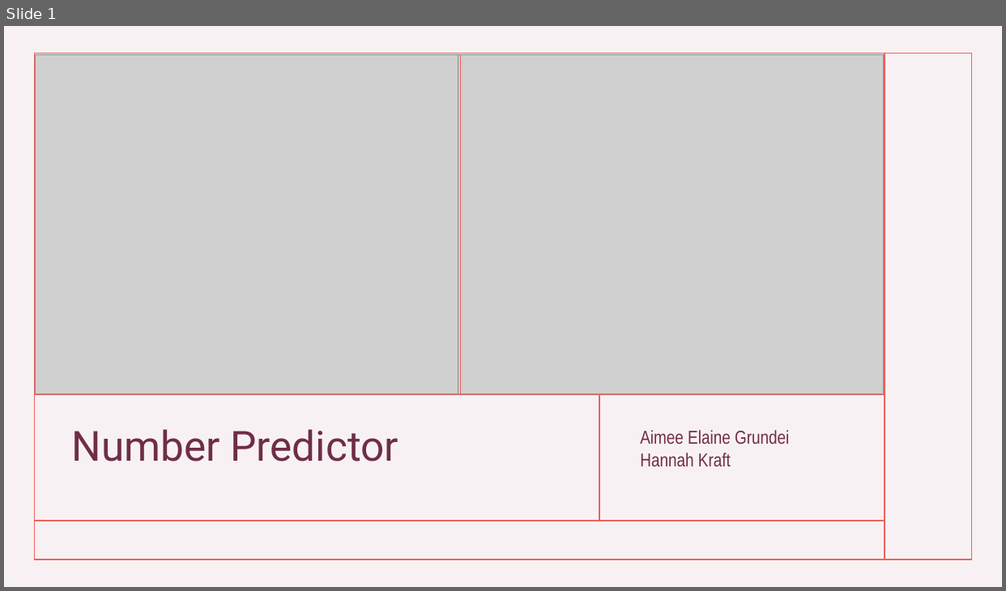
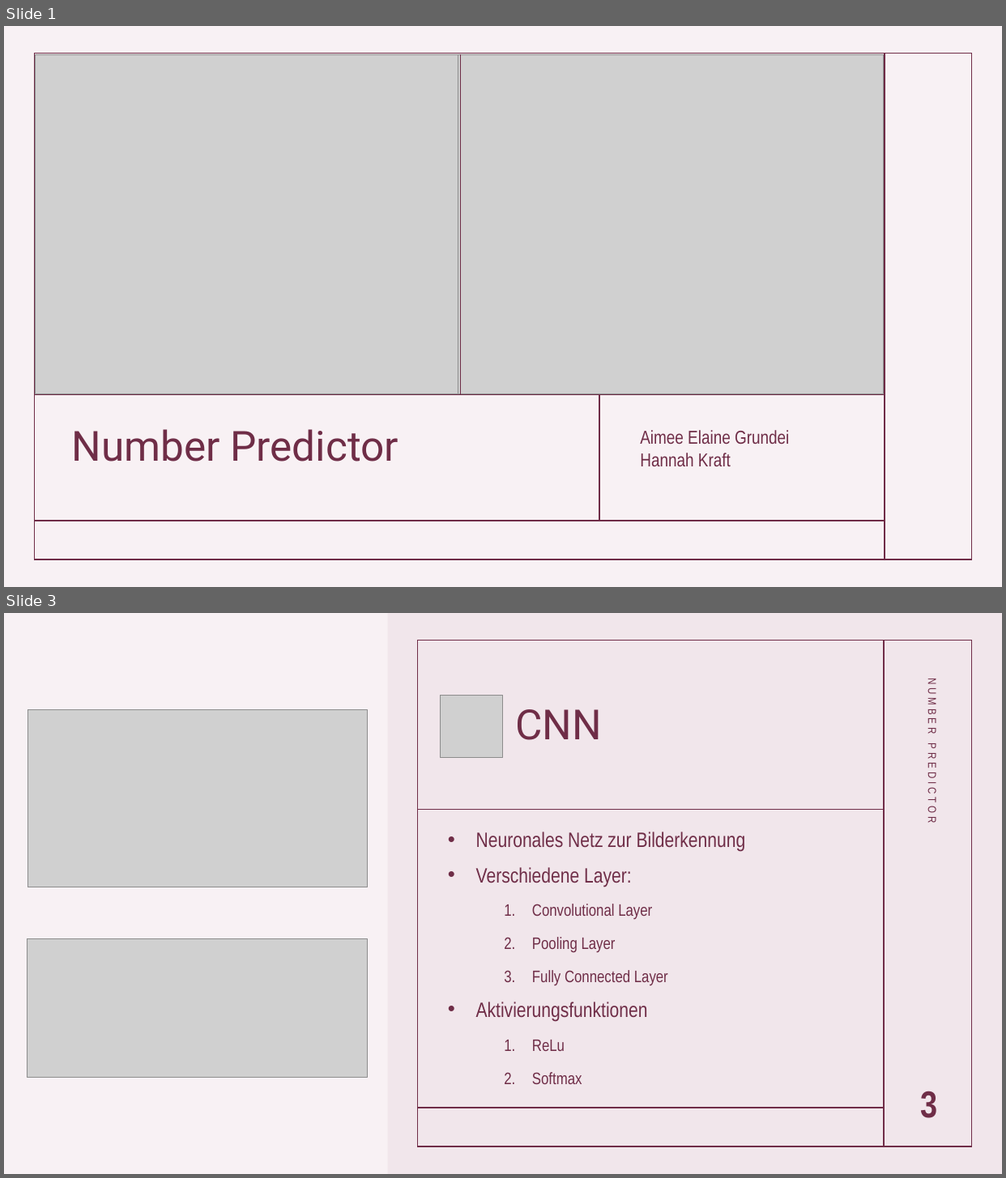
Before and after one commit to AimeeElaineGrundei/project_dski_mnist_dataset, a slide deck: project_documentation/presentation_project_dski.pptx. Shown one above the other, each under a label of ours: slide 1 before the commit, slides 1 and 3 after it; the slides between them are not shown. The pictures are 1006x591 and 1006x1178 pixels, drawn with LibreOffice and Linux fonts; fonts in the diff are those of the drawing; grey boxes stand for pictures. Boxes give left, top, right and bottom in pixels: in the first picture for what was removed or moved away, otherwise in the second. Text is boxed around its words. In the diff, an @@ line names an element or a change of style, - is before the commit and + after.

```diff
--- a/project_documentation/presentation_project_dski.pptx
+++ b/project_documentation/presentation_project_dski.pptx
@@ slide 3 added at box(4, 613, 1002, 1174), background #9E3E65 at 7% opacity @@
@@ rectangle added at box(387, 613, 1002, 1174), fill #6F2C47 at 5% opacity @@
@@ rectangle added at box(417, 641, 972, 1148), outline #6F2C47 1 pt @@
@@ line added from (884, 641) to (884, 1147), #6F2C47 1 pt @@
@@ text added at box(926, 683, 939, 821), 11 pt, text #6F2D47 @@
+NUMBER PREDICTOR
@@ picture added at box(441, 696, 503, 757) @@
@@ title added at box(515, 709, 602, 740), 40 pt, text #6F2D47 @@
+CNN
@@ picture added at box(28, 710, 368, 888) @@
@@ line added from (417, 809) to (884, 809), #6F2C47 1 pt @@
@@ text added at box(476, 832, 746, 1084), 20 pt, text #6F2D47 @@
+• Neuronales Netz zur Bilderkennung
+• Verschiedene Layer:
+  1. Convolutional Layer
+  2. Pooling Layer
+  3. Fully Connected Layer
+• Aktivierungsfunktionen
+  1. ReLu
+  2. Softmax
@@ picture added at box(27, 939, 367, 1077) @@
@@ page number added at box(920, 1091, 937, 1118), 36 pt, text #6F2D47, bold @@
+3
@@ line added from (417, 1108) to (884, 1108), #6F2C47 1 pt @@
@@ slide 1 changed as well @@
@@ rectangle at box(34, 54, 972, 561): outline #ED625F 1 pt to #6F2C47 1 pt @@
@@ line (461, 395) - (461, 54): stroke #ED625F 1 pt to #6F2D47 1 pt @@
@@ line (884, 54) - (884, 560): stroke #ED625F 1 pt to #6F2C47 1 pt @@
@@ line (34, 395) - (884, 395): stroke #ED625F 1 pt to #6F2C47 1 pt @@
@@ line (600, 395) - (600, 522): stroke #ED625F 1 pt to #6F2C47 1 pt @@
@@ line (34, 521) - (884, 521): stroke #ED625F 1 pt to #6F2C47 1 pt @@
```
Also in this commit, not shown: 5 other slides added, 11 slides removed.
